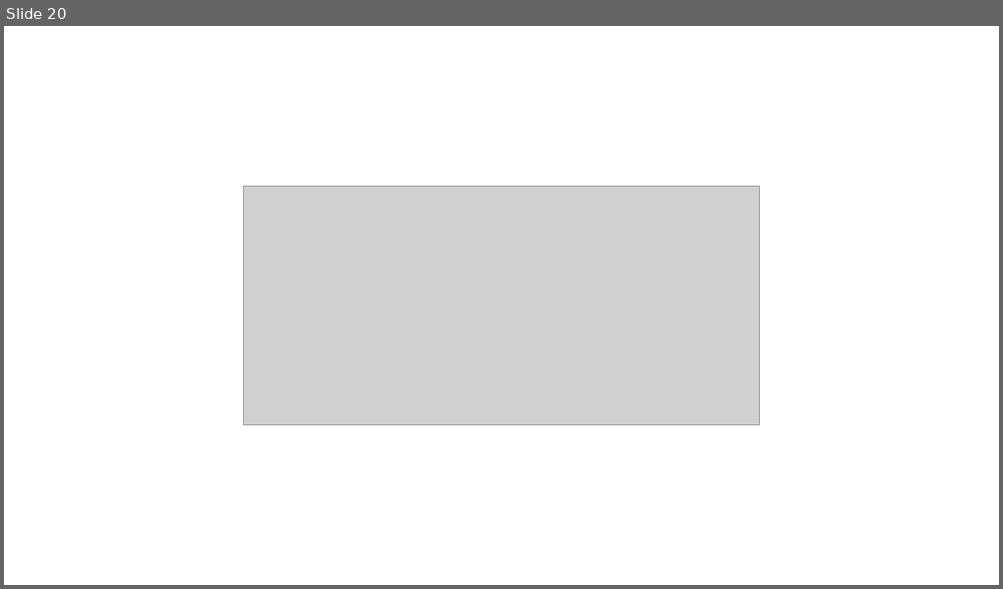
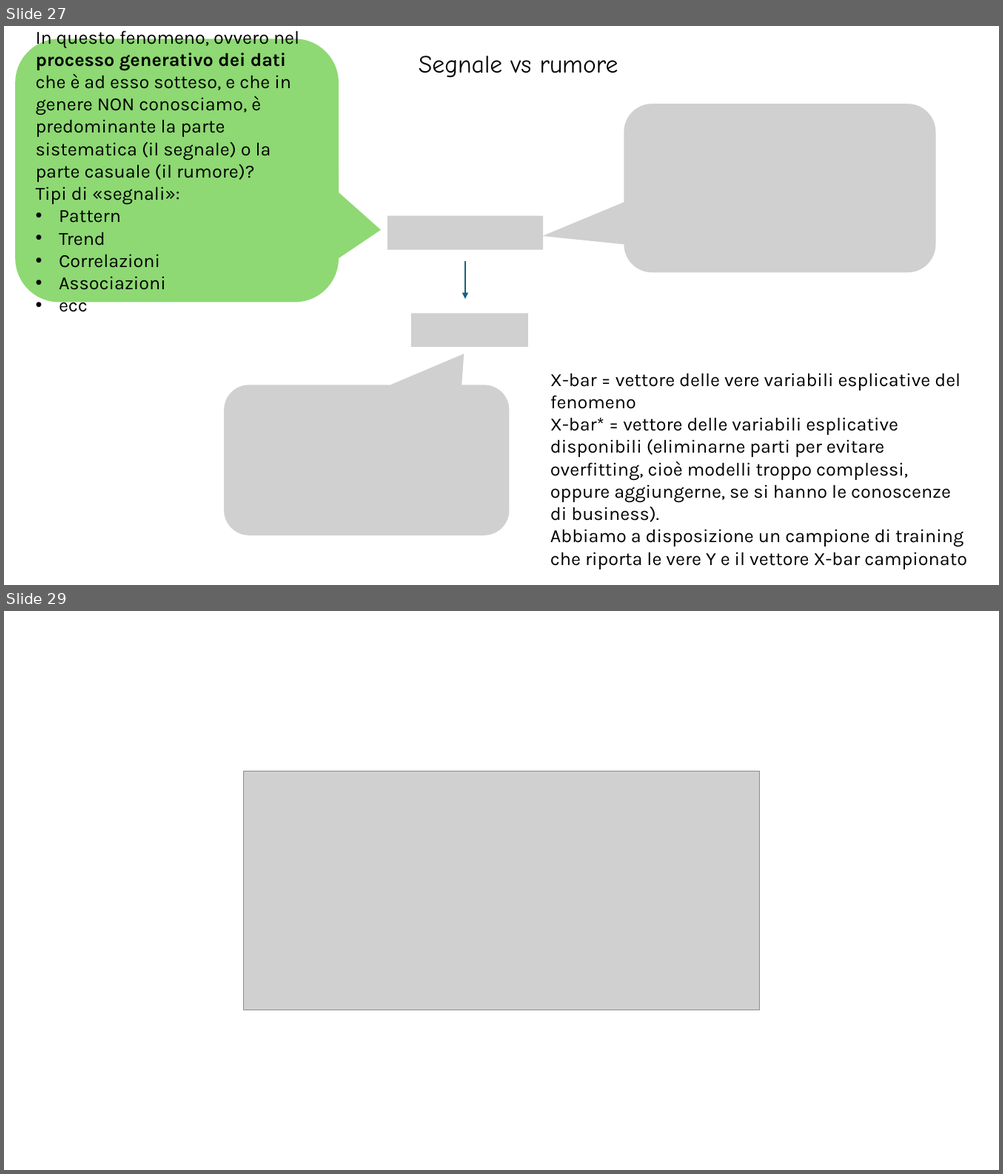
Before and after one commit to antonio-corsi/Corso-ML-Unicredit-settembre-2026, a slide deck: slide.pptx. Shown one above the other, each under a label of ours: slide 20 before the commit, slides 27 and 29 after it; the slides between them are not shown. The pictures are 1003x589 and 1003x1174 pixels, drawn with LibreOffice and Linux fonts; fonts in the diff are those of the drawing; grey boxes stand for pictures. Boxes give left, top, right and bottom in pixels: in the first picture for what was removed or moved away, otherwise in the second. Text is boxed around its words. In the diff, an @@ line names an element or a change of style, - is before the commit and + after.

```diff
--- a/slide.pptx
+++ b/slide.pptx
@@ slide 27 added at box(4, 26, 999, 585), background #FFFFFF @@
@@ rounded speech box added at box(15, 39, 338, 302), fill #8ED973, 18 pt, text #000000 @@
+In questo fenomeno, ovvero nel processo generativo dei dati che è ad esso sotteso, e che in genere NON conosciamo, è predominante la parte sistematica (il segnale) o la parte casuale (il rumore)?
+Tipi di «segnali»:
+• Pattern
+• Trend
+• Correlazioni
+• Associazioni
+• ecc
@@ text added at box(418, 56, 618, 78), 24 pt, text #000000 @@
+Segnale vs rumore
@@ picture added at box(624, 104, 936, 272) @@
@@ picture added at box(387, 216, 543, 250) @@
@@ arrow added from (465, 262) to (465, 299), #156082 1 pt @@
@@ picture added at box(412, 313, 529, 347) @@
@@ text added at box(550, 373, 967, 570), 18 pt, text #000000 @@
+X-bar = vettore delle vere variabili esplicative del fenomeno
+X-bar* = vettore delle variabili esplicative disponibili (eliminarne parti per evitare overfitting, cioè modelli troppo complessi, oppure aggiungerne, se si hanno le conoscenze di business).
+Abbiamo a disposizione un campione di training che riporta le vere Y e il vettore X-bar campionato
@@ picture added at box(224, 385, 509, 536) @@
@@ what was slide 20 is now slide 29 @@
```
Also in this commit, not shown: 3 slides changed, 11 other slides added, 2 slides removed, 1 other file.
